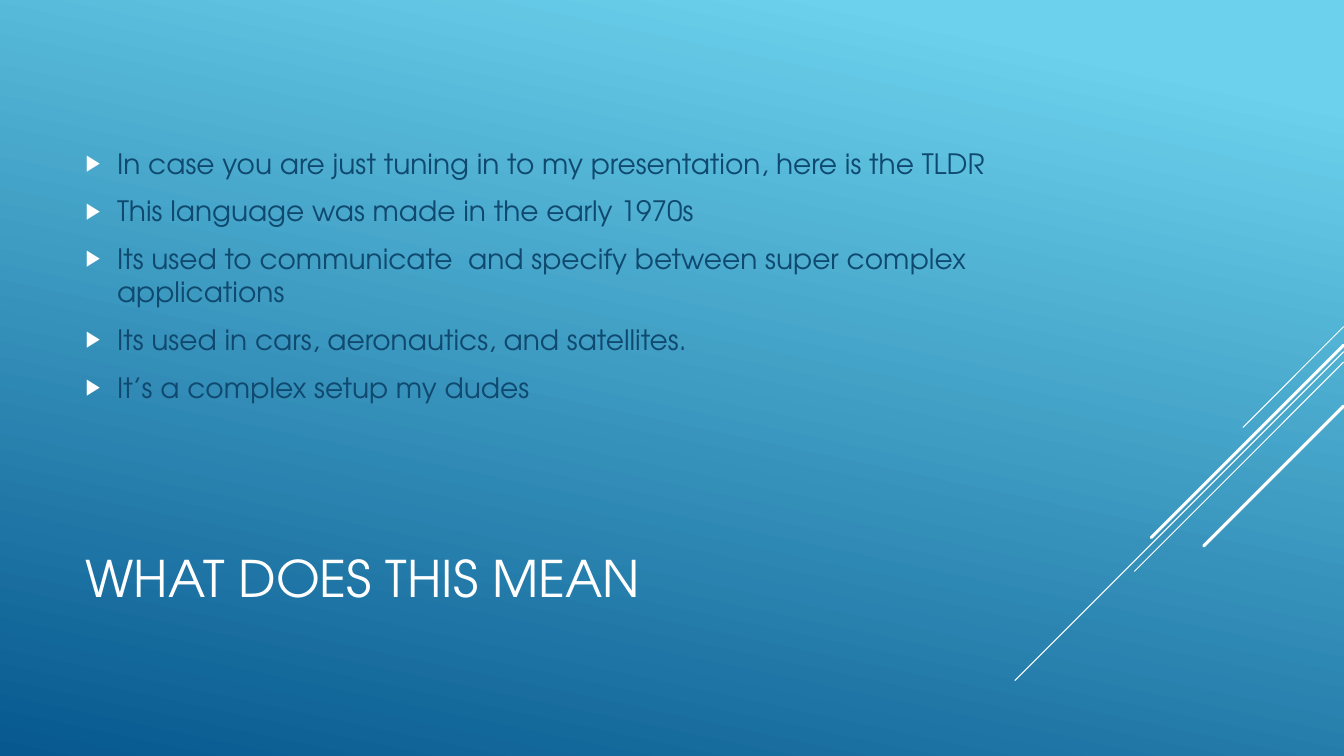
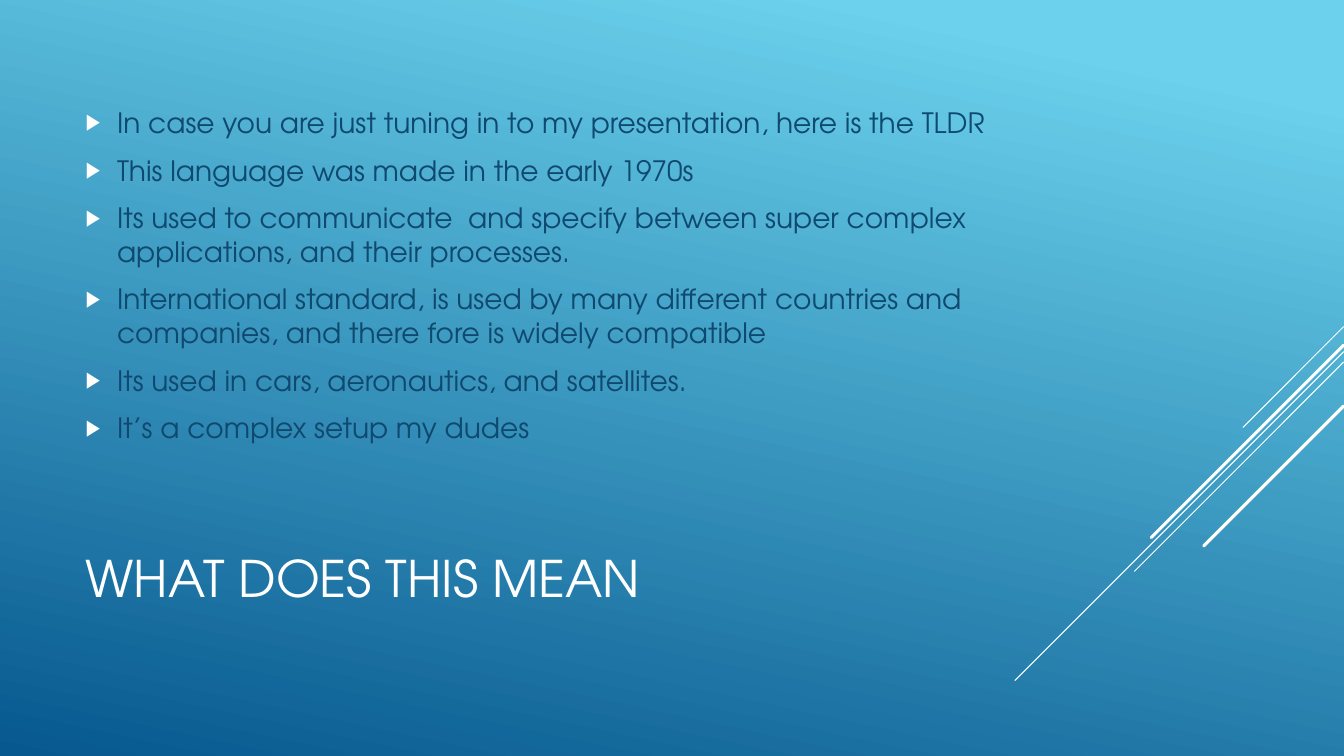
Before and after one commit to bmorale1/cpsc4175, a slide deck: slide 12 of Homework/SDL_IsaacMorales_cpsc4175.pptx. Drawn at 1344x756 pixels with LibreOffice and Linux fonts; fonts in the diff are those of the drawing. Boxes give left, top, right and bottom in pixels: in the first picture for what was removed or moved away, otherwise in the second. Text is boxed around its words. In the diff, an @@ line names an element or a change of style, - is before the commit and + after.

```diff
--- a/Homework/SDL_IsaacMorales_cpsc4175.pptx
+++ b/Homework/SDL_IsaacMorales_cpsc4175.pptx
@@ text at [117, 207, 966, 348]: text changed @@
-▶ Its used to communicate and specify between super complex applications
+▶ Its used to communicate and specify between super complex applications, and their processes.
+▶ International standard, is used by many different countries and companies, and there fore is widely compatible
```
Also in this commit, not shown: 7 other slides changed.
